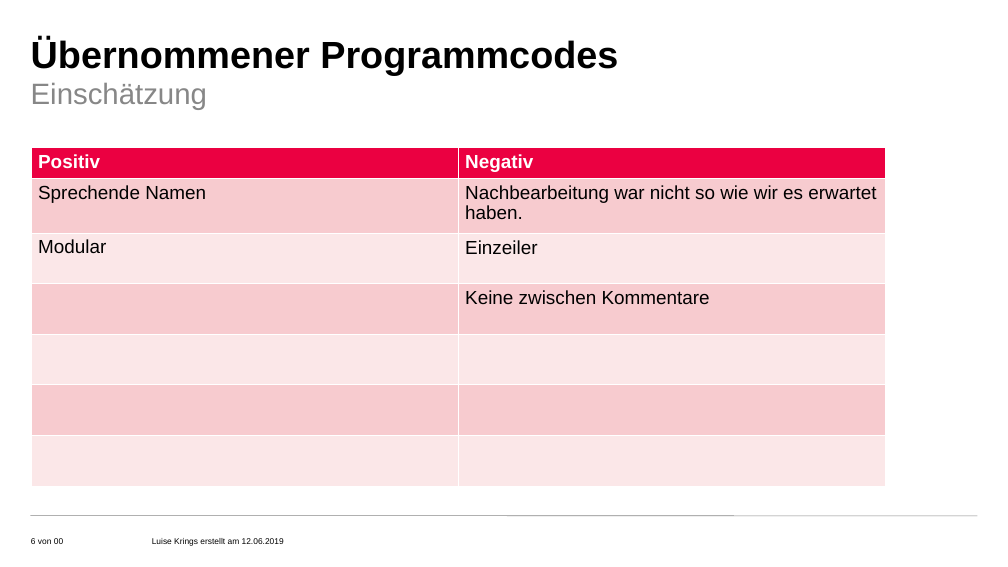
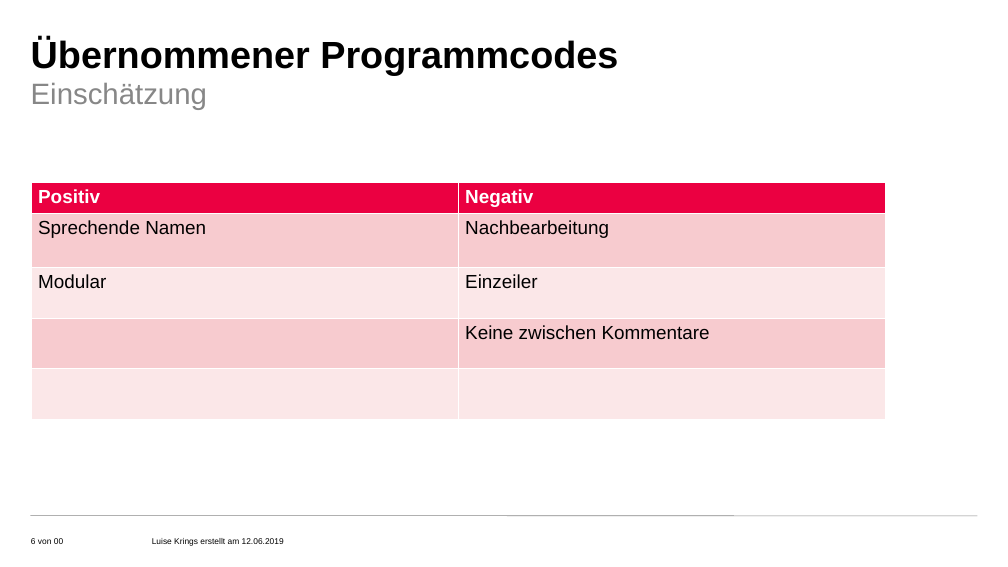
Before and after one commit to Jostqu/C-Webserver, a slide deck: slide 6 of PSE_Luise01.pptx. Drawn at 1008x567 pixels with LibreOffice and Linux fonts; fonts in the diff are those of the drawing; background and template pictures are left out. Boxes give left, top, right and bottom in pixels: in the first picture for what was removed or moved away, otherwise in the second. Text is boxed around its words. In the diff, an @@ line names an element or a change of style, - is before the commit and + after.

```diff
--- a/PSE_Luise01.pptx
+++ b/PSE_Luise01.pptx
@@ table at box(31, 182, 885, 419) @@
-row 2, column 2: Nachbearbeitung war nicht so wie wir es erwartet haben.
+row 2, column 2: Nachbearbeitung
-row 6:  | 
-row 7:  | 
@@ table: place and size @@
-table at box(31, 147, 885, 485)
+table at box(31, 182, 885, 419)
```
Also in this commit, not shown: 5 other slides changed.
